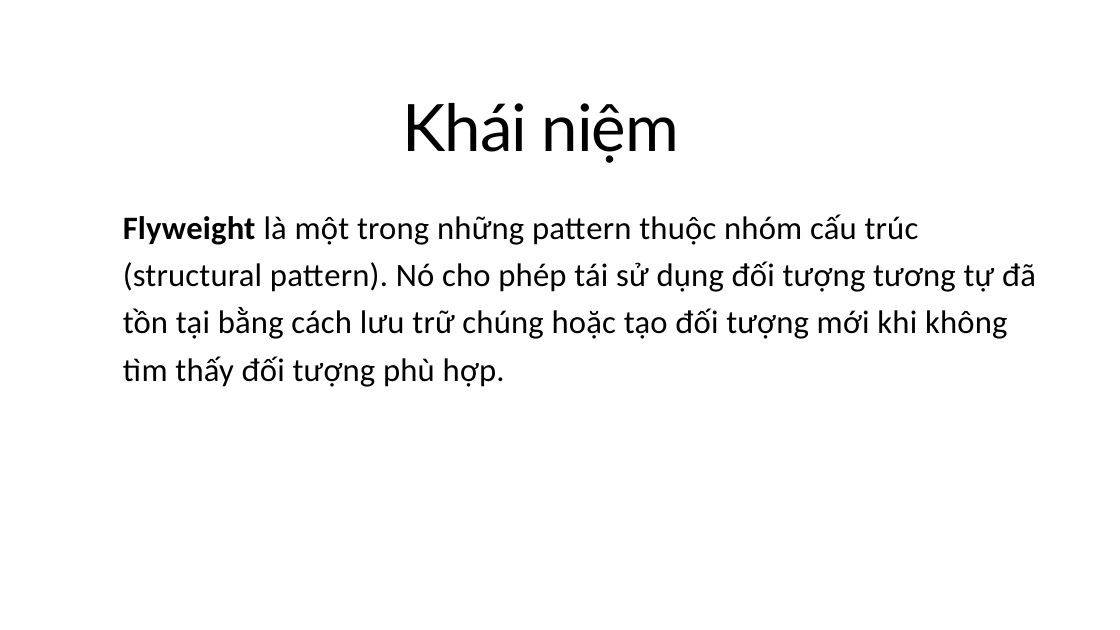
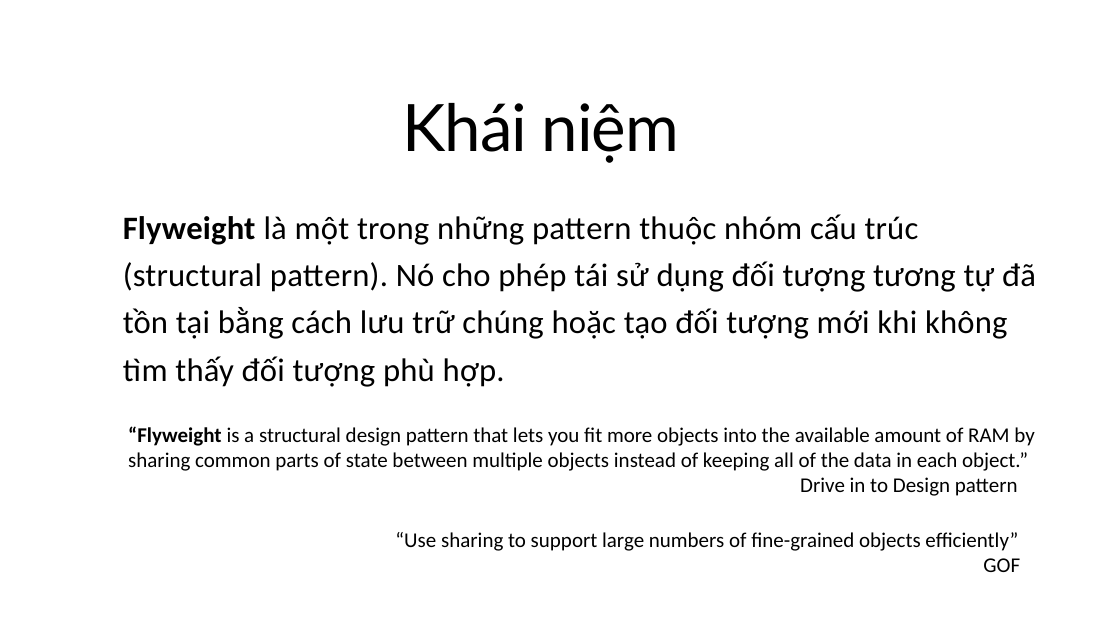
Before and after one commit to CyTruong/DesignParternLearning, a slide deck: slide 2 of DesignPartern/Asset/Flyweight.pptx. Drawn at 1120x630 pixels with LibreOffice and Linux fonts; fonts in the diff are those of the drawing. Boxes give left, top, right and bottom in pixels: in the first picture for what was removed or moved away, otherwise in the second. Text is boxed around its words. In the diff, an @@ line names an element or a change of style, - is before the commit and + after.

Commit message:
State + Stragety

```diff
--- a/DesignPartern/Asset/Flyweight.pptx
+++ b/DesignPartern/Asset/Flyweight.pptx
@@ text added at [128, 426, 1034, 496], 18 pt, text #000000 @@
+“Flyweight is a structural design pattern that lets you fit more objects into the available amount of RAM by sharing common parts of state between multiple objects instead of keeping all of the data in each object.”
+Drive in to Design pattern
@@ text added at [395, 532, 1020, 572], 18 pt, text #000000 @@
+“Use sharing to support large numbers of fine-grained objects efficiently”
+GOF
```
Also in this commit, not shown: 3 other slides changed, 27 other files.
